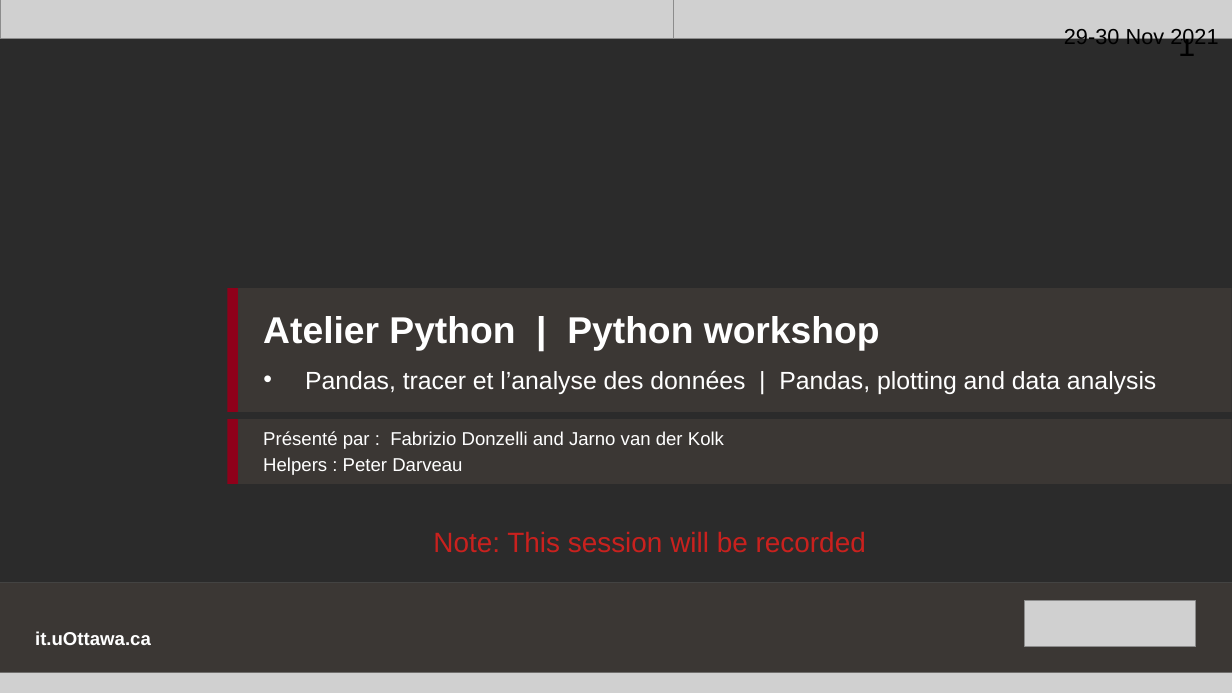
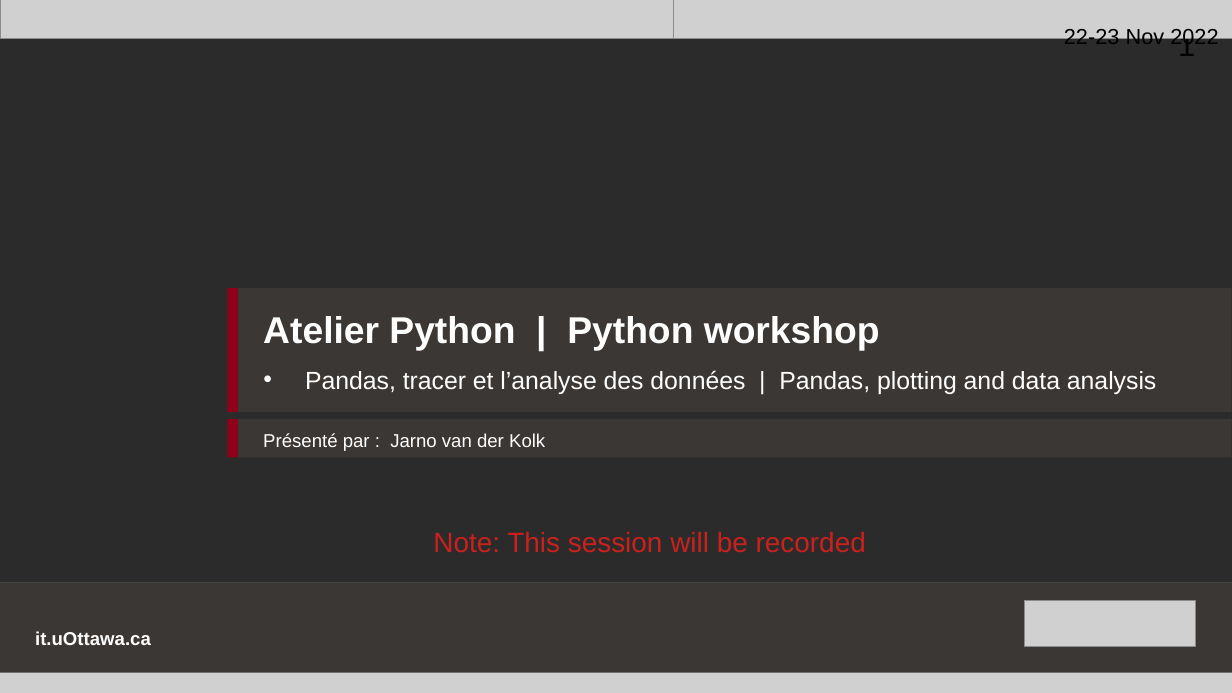
Before and after one commit to uOttawa-IT-Research-teaching/python-workshop, a slide deck: slide 1 of Slides.odp. Drawn at 1232x693 pixels with LibreOffice and Linux fonts; fonts in the diff are those of the drawing; grey boxes stand for pictures; background and template pictures are left out; a plain dark background stands for a picture behind light text. Boxes give left, top, right and bottom in pixels: in the first picture for what was removed or moved away, otherwise in the second. Text is boxed around its words. In the diff, an @@ line names an element or a change of style, - is before the commit and + after.

```diff
--- a/Slides.odp
+++ b/Slides.odp
@@ text at [1064, 27, 1218, 49]: text changed @@
-29-30 Nov 2021
+22-23 Nov 2022
@@ rectangle: place and size @@
-rectangle at [228, 419, 238, 484]
+rectangle at [228, 419, 238, 457]
@@ rectangle: place and size @@
-rectangle at [238, 419, 1232, 484]
+rectangle at [238, 419, 1232, 457]
@@ text at [263, 433, 545, 451]: text changed @@
-Présenté par : Fabrizio Donzelli and Jarno van der Kolk
-Helpers : Peter Darveau
+Présenté par : Jarno van der Kolk
```
Also in this commit, not shown: 1 other slide changed.
